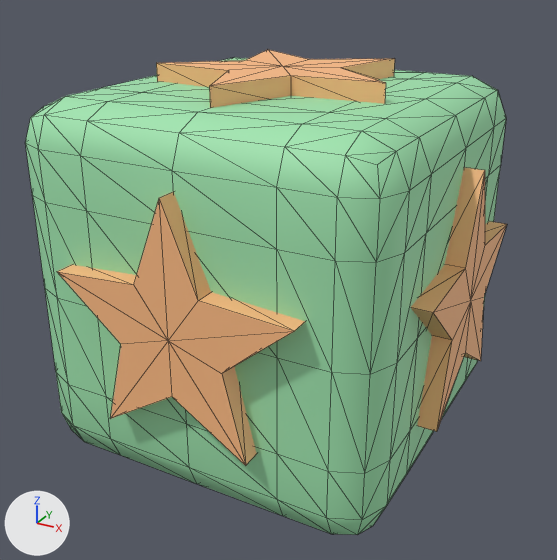
Before and after pictures for a commit that changed the glTF model assets/meshes/MessyMemoryBlock.glb.
The view is the same before and after, from a camera (50 mm lens) standing at (1.43, -2.63, 1.95) and looking at (0.02, -0.06, 0.67). Every picture has the same lights, and +X, +Y and +Z are marked at lower left. The older version comes first. Mesh edges are drawn as thin lines. Vertices at exactly the same position are counted once.

In view in the first picture: 'Block', 'Star'.
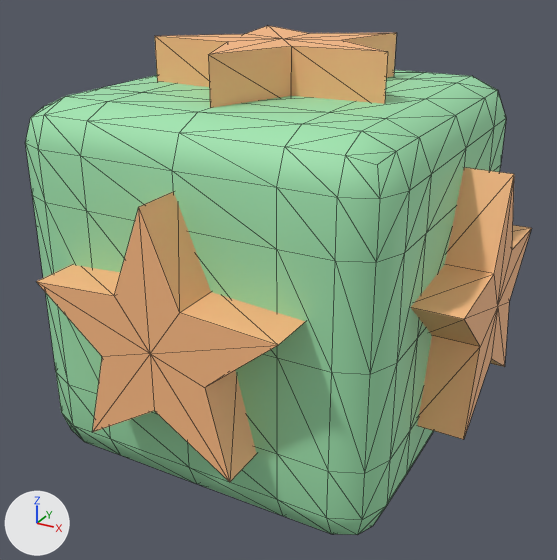
Changed parts and their boxes [x1, y1, x2, y2] in the pictures (557 x 560 px; the box of a moved part takes in the faces that stretch with it):
'Star', reshaped (10% wider, 10% taller)
    before: [57, 50, 507, 466]
    after: [36, 26, 532, 482]
part 1 of me_star, moved or reshaped
    before: [57, 192, 306, 466]
    after: [36, 192, 306, 482]
part 2 of me_star, moved or reshaped
    before: [156, 50, 395, 108]
    after: [155, 26, 396, 108]
part 3 of me_star, moved or reshaped
    before: [411, 167, 507, 432]
    after: [411, 167, 532, 439]

What the commit changed:
me_star is used by ob_star; location (0.0, 0.0, 0.0).
me_star had 110 vertices, 200 faces and spanned x -0.8..0.8, y -0.8..0.8, z 0.32..1.52.
me_star now has 110 vertices, 200 faces and spans x -0.9..0.9, y -0.9..0.9, z 0.32..1.62.
me_star part 1: all 11 vertices in x -0.48..0.48, y -0.8, z 0.32..1.23 are moved by (0.0, -0.1, 0.0).
me_star part 2: all 11 vertices in x -0.48..0.48, y -0.5..0.4, z 1.52 are moved by (0.0, 0.0, 0.1).
me_star part 3: all 11 vertices in x 0.8, y -0.48..0.48, z 0.32..1.23 are moved by (0.1, 0.0, 0.0).
Other edits to the shape of me_star do not show in these pictures.
